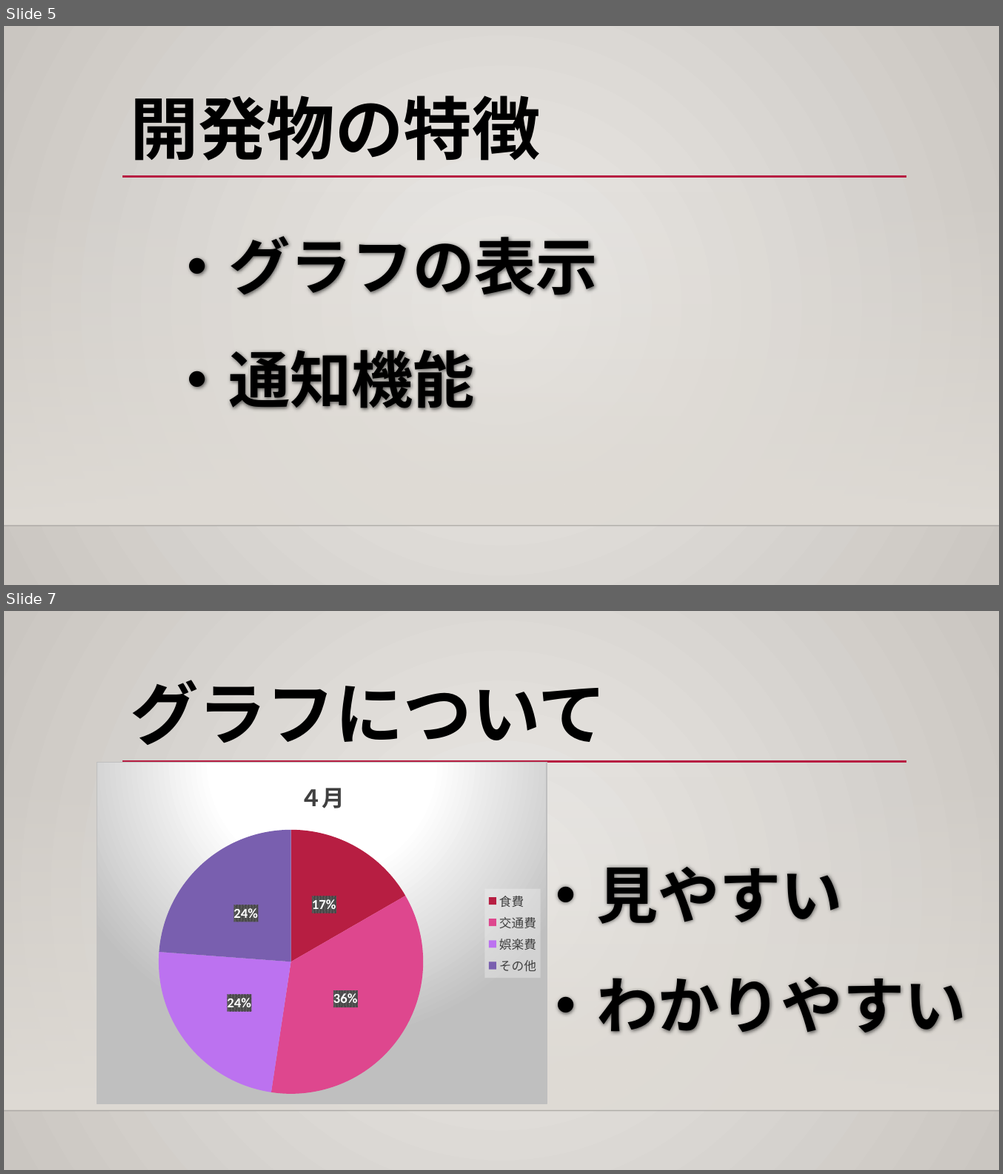
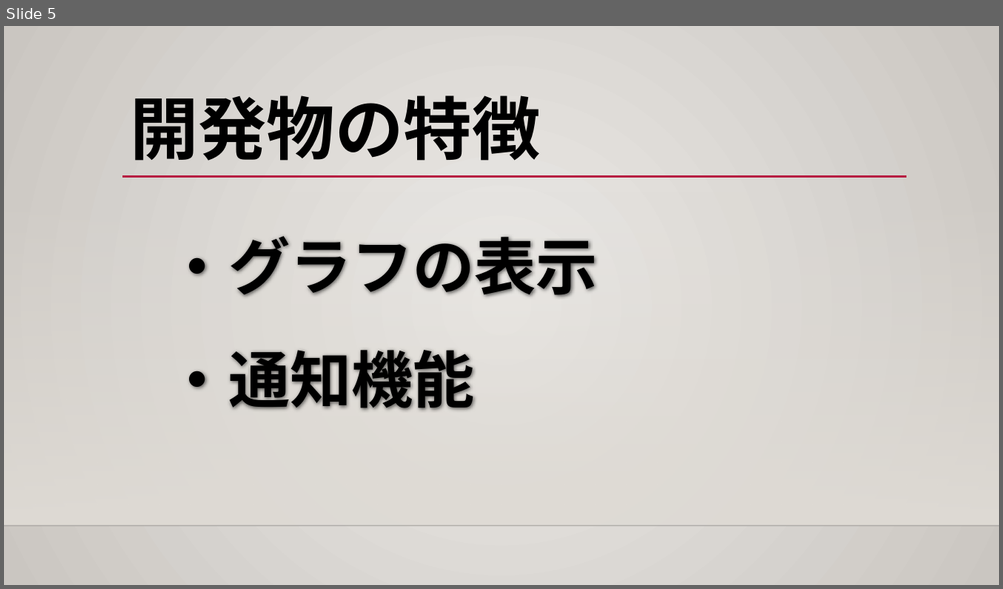
Before and after one commit to ShunjiYamamoto/groupA, a slide deck: 9.発表資料/グループディスカッション_グループA.pptx. Shown one above the other, each under a label of ours: slides 5 and 7 before the commit, slide 5 after it; the slides between them are not shown. The pictures are 1003x1174 and 1003x589 pixels, drawn with LibreOffice and Linux fonts; fonts in the diff are those of the drawing; background and template pictures are left out. Boxes give left, top, right and bottom in pixels: in the first picture for what was removed or moved away, otherwise in the second. Text is boxed around its words. In the diff, an @@ line names an element or a change of style, - is before the commit and + after.

```diff
--- a/9.発表資料/グループディスカッション_グループA.pptx
+++ b/9.発表資料/グループディスカッション_グループA.pptx
@@ slide 7 removed at box(4, 611, 999, 1170), background gradient #ECEAE7 to #CAC7C1; not listed: 3 template elements that a slide beside it also shows @@
@@ title removed at box(130, 680, 606, 745) @@
-グラフについて
@@ pie chart removed at box(96, 763, 546, 1105) @@
-title "４月"
-categories: 食費, 交通費, 娯楽費, その他
-４月: 17, 36, 24, 24
@@ text removed at box(535, 866, 842, 928) @@
-・見やすい
@@ text removed at box(535, 966, 965, 1035) @@
-・わかりやすい
```
Also in this commit, not shown: 1 slide changed, 2 slides added, 4 other slides removed, 1 other file.
